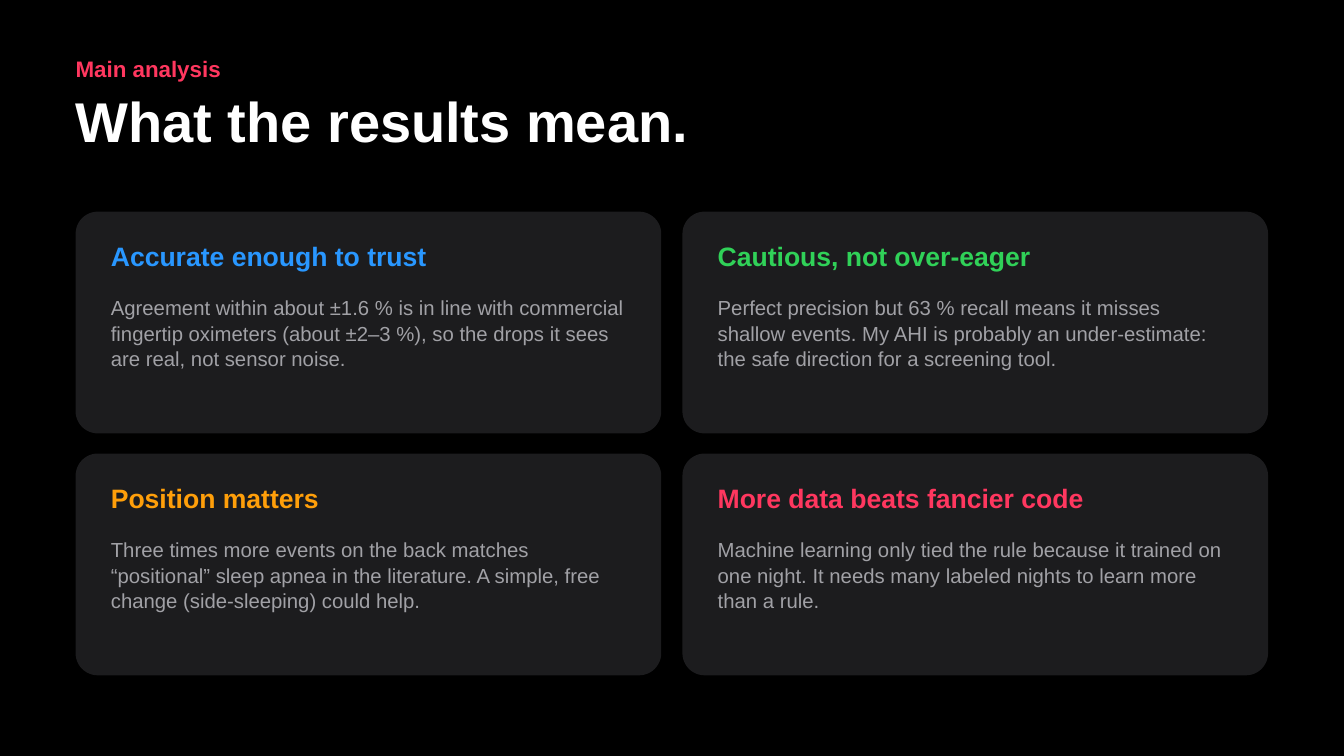
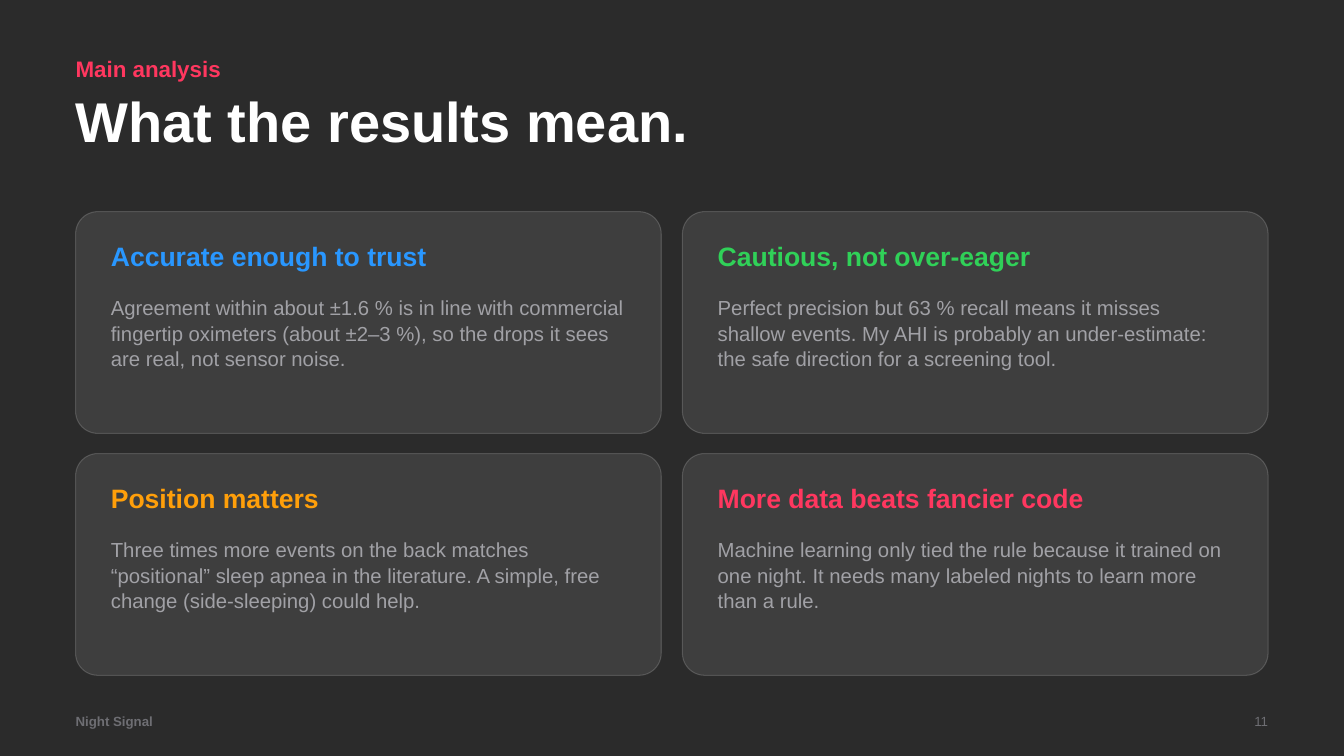
Before and after one commit to gabrielamamanestudent-wq/teetomivV2, a slide deck: slide 11 of science-fair/night-signal/Night_Signal_Presentation.pptx. Drawn at 1344x756 pixels with LibreOffice and Linux fonts; fonts in the diff are those of the drawing; background and template pictures are left out; a plain dark background stands for a picture behind light text. Boxes give left, top, right and bottom in pixels: in the first picture for what was removed or moved away, otherwise in the second. Text is boxed around its words. In the diff, an @@ line names an element or a change of style, - is before the commit and + after.

```diff
--- a/science-fair/night-signal/Night_Signal_Presentation.pptx
+++ b/science-fair/night-signal/Night_Signal_Presentation.pptx
@@ background #000000 to picture (left out) @@
@@ fill #1C1C1E to #FFFFFF at 9% opacity; outline none to #FFFFFF 0.75 pt in 4 elements at (x1=76, y1=212, x2=661, y2=434), (x1=683, y1=212, x2=1268, y2=434), (x1=76, y1=454, x2=661, y2=676), (x1=683, y1=454, x2=1268, y2=676) @@
@@ text added at (x1=76, y1=716, x2=153, y2=729), 9.5 pt, text #6E6E73, bold @@
+Night Signal
@@ text added at (x1=1254, y1=717, x2=1268, y2=726), 9.5 pt, text #6E6E73 @@
+11
```
Also in this commit, not shown: 13 other slides changed, 8 other files.
